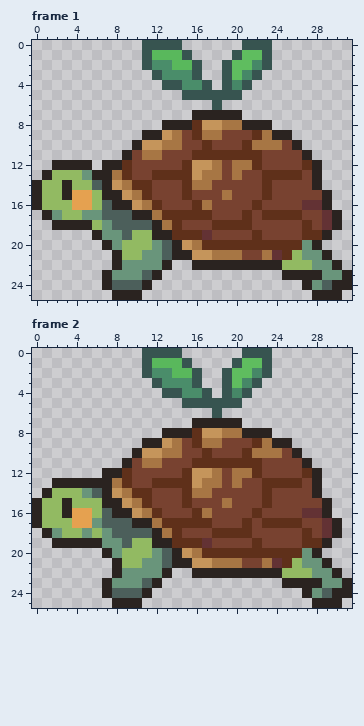
Animated GIF sprite: src/main/resources/static/assets/img/turtlelv1.gif. The first picture shows the starting point.
The file is 512x416 pixels, drawn in blocks of 16x16; one block is one cell here. Colours within 5 levels of each other are drawn and written as one. Shown: frame 1, frame 2.
After:
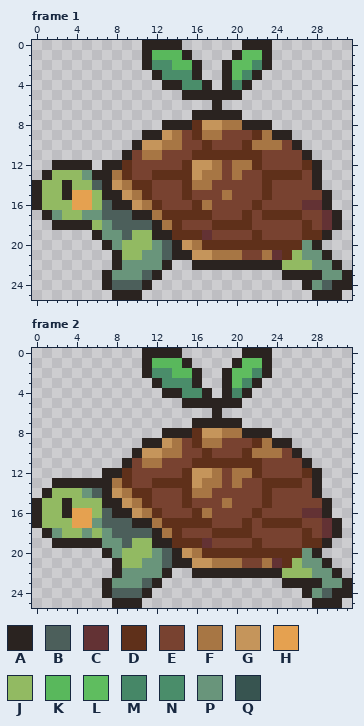
Palette (. is transparent): A #2a2320  B #4c5f5b  C #633234  D #5f301a  E #784230  F #a77644  G #c5955b  H #e5a150  J #92ba62  K #59b85c  L #5fbd5f  M #468767  N #4a8d6a  P #69957b  Q #375450
Difference:
Frame 1:
The edit turns colour Q into colour A in row 0 at x 11 to 14 and 21 to 23; in row 1 at x 11, 15, 20 and 23; in row 2 at x 11, 16, 19 and 23; in row 3 at x 12, 16, 19 and 22; in row 4 at x 13 to 14, 17, 19 and 21; in row 5 at x 15 to 20.
The edit turns colour Q into colour A in row 6 at x 18.
Frame 2: the same change as frame 1
Changed places in both pictures, as pixel boxes (x1, y1, x2, y2):
changed: (142, 40, 272, 110)
changed: (142, 348, 272, 418)
